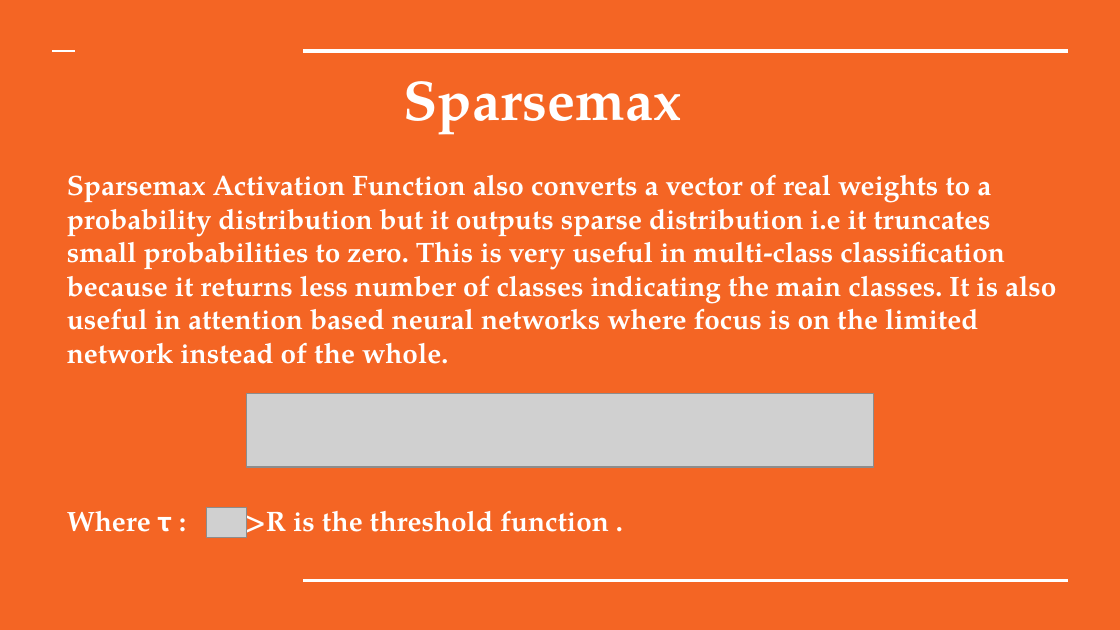
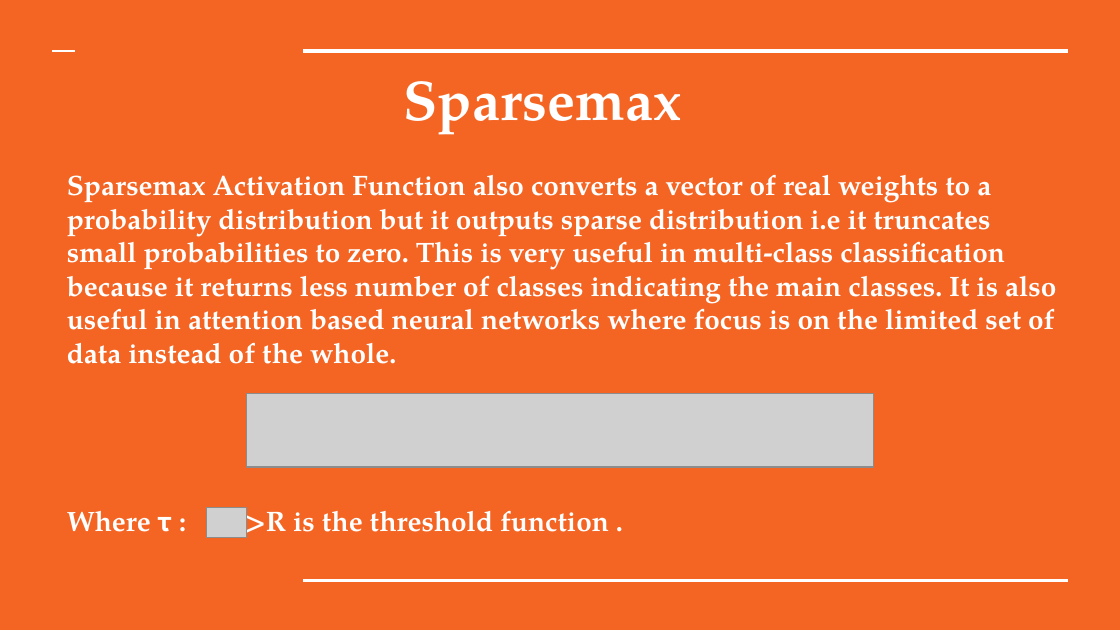
Before and after one commit to satyammittal/SMAI-Project-Sparsemax, a slide deck: slide 9 of Presentation/SMAI Project.pptx. Drawn at 1120x630 pixels with LibreOffice and Linux fonts; fonts in the diff are those of the drawing; grey boxes stand for pictures. Boxes give left, top, right and bottom in pixels: in the first picture for what was removed or moved away, otherwise in the second. Text is boxed around its words. In the diff, an @@ line names an element or a change of style, - is before the commit and + after.

```diff
--- a/Presentation/SMAI Project.pptx
+++ b/Presentation/SMAI Project.pptx
@@ title at (67,175,1056,364): text changed @@
-Sparsemax Activation Function also converts a vector of real weights to a probability distribution but it outputs sparse distribution i.e it truncates small probabilities to zero. This is very useful in multi-class classification because it returns less number of classes indicating the main classes. It is also useful in attention based neural networks where focus is on the limited network instead of the whole.
+Sparsemax Activation Function also converts a vector of real weights to a probability distribution but it outputs sparse distribution i.e it truncates small probabilities to zero. This is very useful in multi-class classification because it returns less number of classes indicating the main classes. It is also useful in attention based neural networks where focus is on the limited set of data instead of the whole.
```
Also in this commit, not shown: 3 other slides changed, 1 other file.
